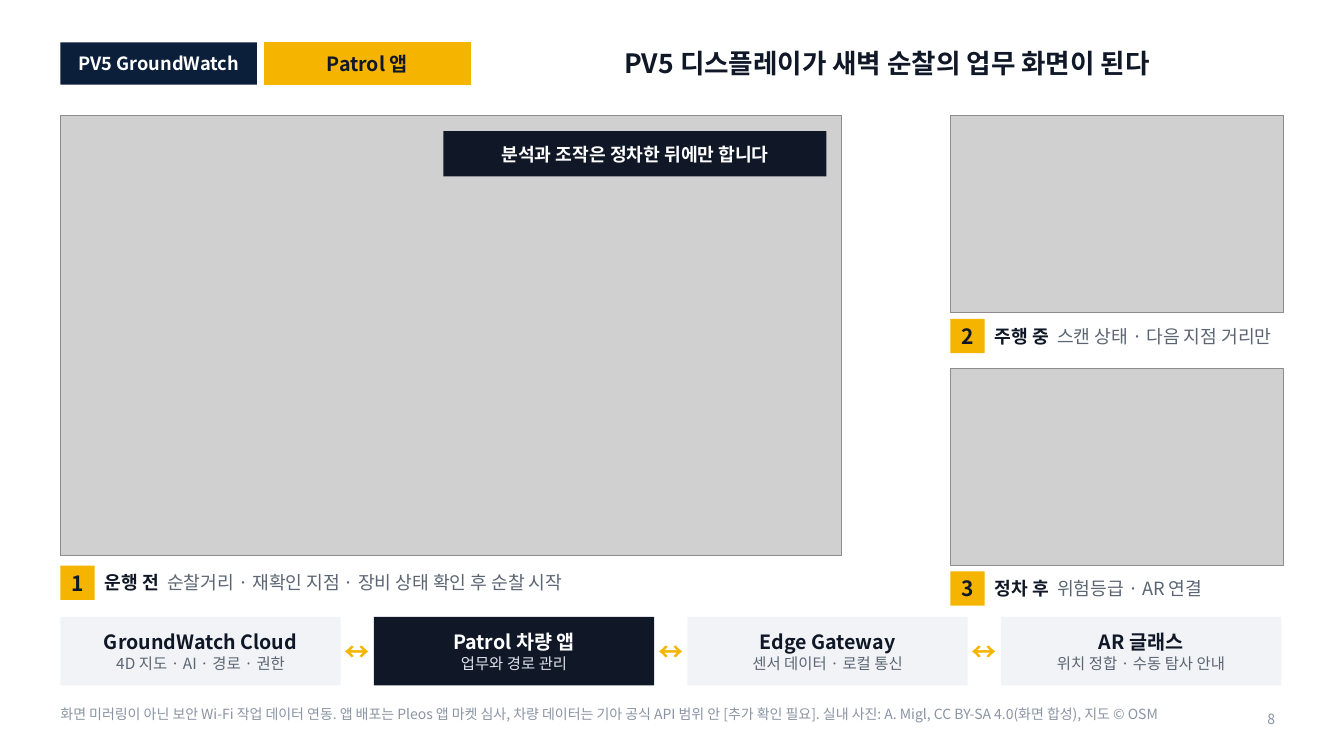
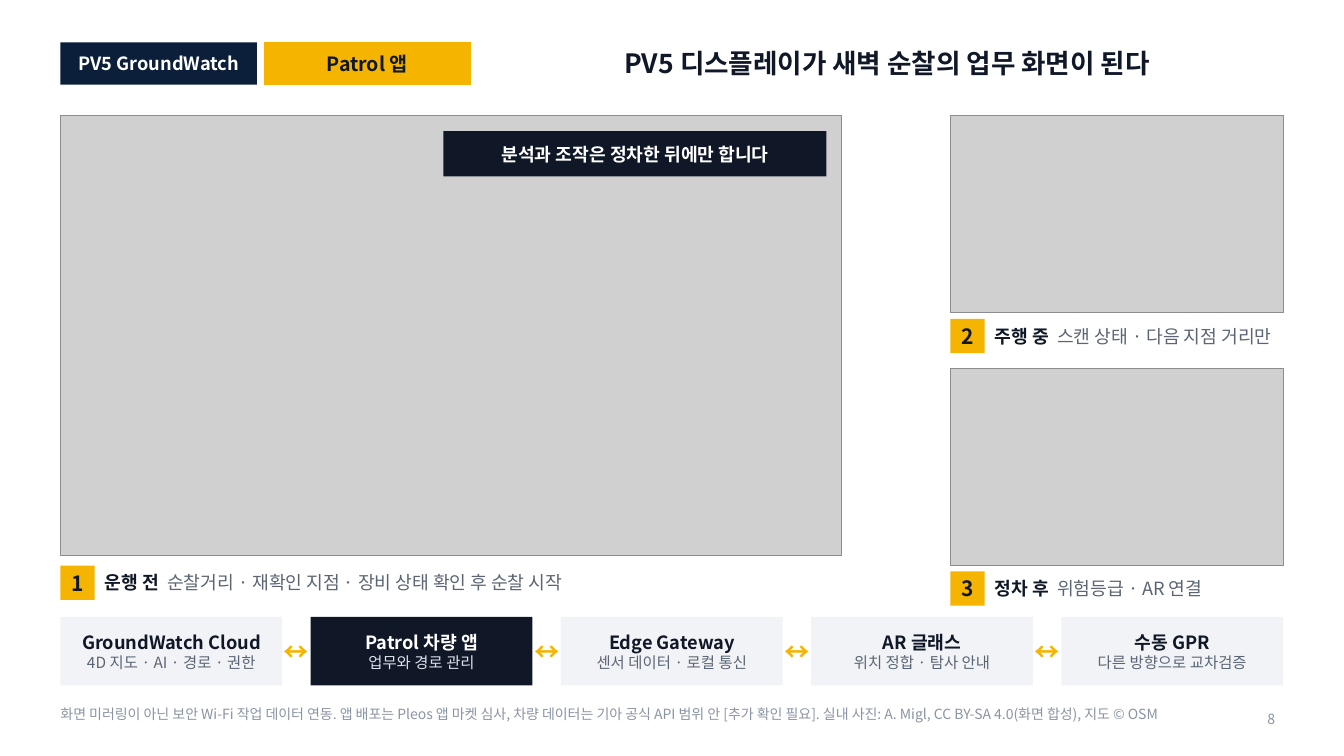
Before and after one commit to woojin-choe/pv5-hose-lab, a slide deck: slide 8 of ppt_all/PV5_GroundWatch_10_18.pptx. Drawn at 1344x756 pixels with LibreOffice and Linux fonts; fonts in the diff are those of the drawing; grey boxes stand for pictures. Boxes give left, top, right and bottom in pixels: in the first picture for what was removed or moved away, otherwise in the second. Text is boxed around its words. In the diff, an @@ line names an element or a change of style, - is before the commit and + after.

Commit message:
docs(ppt_all): PV5_GroundWatch_10_19 — v3 수정본 13장 (왜 PV5인가 추가, 출처·섹션 칩 정리)

```diff
--- a/ppt_all/PV5_GroundWatch_10_18.pptx
+++ b/ppt_all/PV5_GroundWatch_10_18.pptx
@@ rectangle "GroundWatch Cloud": place and size @@
-rectangle "GroundWatch Cloud" at (60, 617, 341, 686)
+rectangle "GroundWatch Cloud" at (60, 617, 282, 686)
@@ text "↔" rewrapped from (341, 617, 374, 686) to (282, 617, 311, 686) @@
@@ rectangle "Patrol 차량 앱": place and size @@
-rectangle "Patrol 차량 앱" at (374, 617, 654, 686)
+rectangle "Patrol 차량 앱" at (311, 617, 532, 686)
@@ text "↔" rewrapped from (654, 617, 688, 686) to (532, 617, 561, 686) @@
@@ rectangle "Edge Gateway": place and size @@
-rectangle "Edge Gateway" at (688, 617, 968, 686)
+rectangle "Edge Gateway" at (562, 617, 783, 686)
@@ text "↔" rewrapped from (968, 617, 1001, 686) to (782, 617, 811, 686) @@
@@ rectangle "AR 글래스": place and size @@
-rectangle "AR 글래스" at (1001, 617, 1281, 686)
+rectangle "AR 글래스" at (812, 617, 1033, 686)
@@ text added at (1033, 617, 1062, 686), 18 pt, text #F5B400, bold @@
+↔
@@ rectangle added at (1062, 617, 1284, 686), fill #F1F3F6, 11 pt, text #5B6573 @@
+수동 GPR
+다른 방향으로 교차검증
@@ text in rectangle at (82, 634, 260, 650): size 14 to 13 pt in "GroundWatch Cloud" @@
@@ text in rectangle at (365, 633, 478, 651): size 14 to 13 pt in "Patrol 차량 앱" @@
@@ text in rectangle at (609, 634, 735, 654): size 14 to 13 pt in "Edge Gateway" @@
@@ text in rectangle at (854, 655, 990, 669): text changed @@
-위치 정합 · 수동 탐사 안내
+위치 정합 · 탐사 안내
@@ text in rectangle at (883, 633, 961, 651): size 14 to 13 pt in "AR 글래스" @@
```
Also in this commit, not shown: 18 other slides changed, 1 slide removed, 27 other files.
